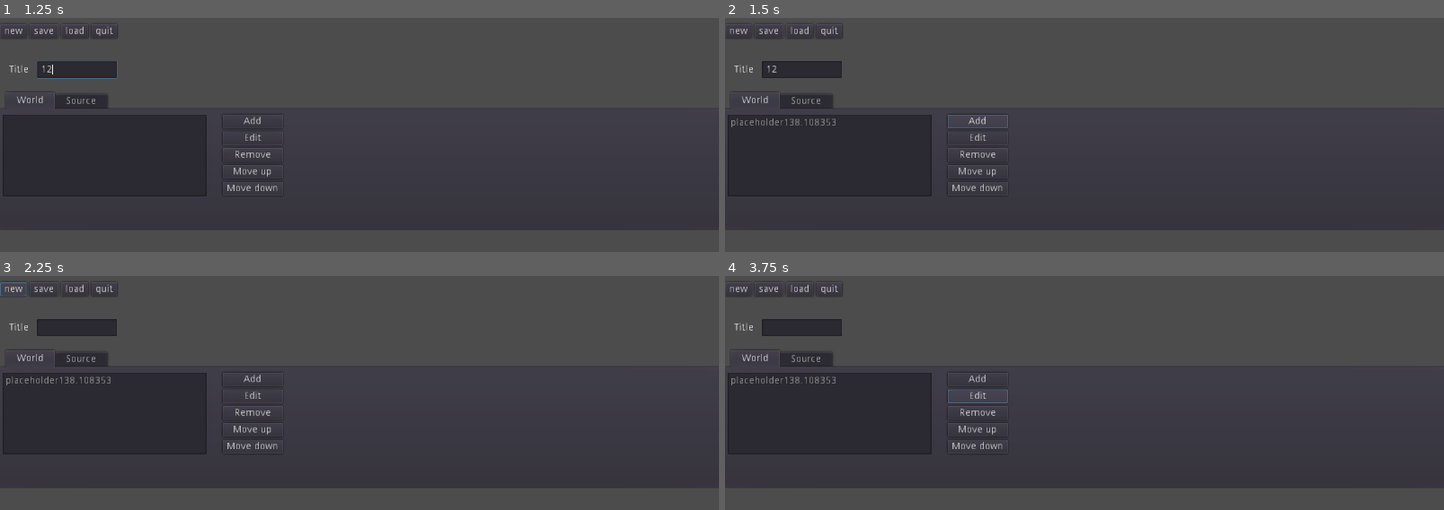
Above: before the commit, frames 1-4 (two rows, left to right).
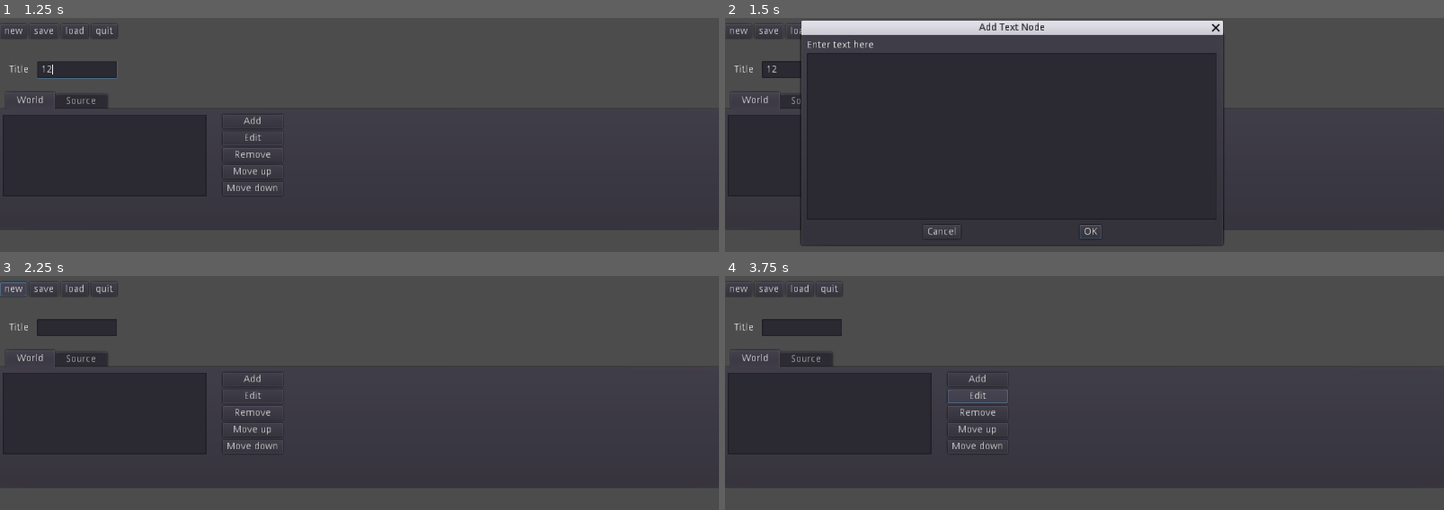
Above: after the commit, the same moments.

Repository: triptych/godot-game-maker-001
Game: Godot game, scene res://scenes/main.tscn
The game is run twice, just before and just after one commit, with the same random seed, the same clock (stepped at 60 frames per second) and the same inputs.
Inputs (mouse positions are in pixels of both pictures, inside the frame that each line leads up to):
- Up to frame 1 (1.25 s): click (79, 69) at 0.52 s; type "12" at 0.6 s
- Up to frame 2 (1.5 s): click "Add" at 1.25 s
- Up to frame 3 (2.25 s): click "new" at 2 s
- Up to frame 4 (3.75 s): click "new" at 2.75 s; click "Edit" at 3.5 s

Frame 1 is identical in both runs. In frame 2, 22% of the frame differs, in the area x 0-70%, y 1-98%; in frame 3, 0.2%; in frame 4, 0.2%.

Commit message:
starting to add text dialog

Diff:
--- a/scenes/main.gd
+++ b/scenes/main.gd
@@ -77,7 +77,8 @@
 
 func _on_btn_item_add_pressed():
 	print("btn_item_add_pressed")
-	$TabContainer/World/ItemList.add_item(str("placeholder", rand_range(0,300)))
+	$CenterContainer/ConfirmationDialog.popup()
+	#$TabContainer/World/ItemList.add_item(str("placeholder", rand_range(0,300)))
 	pass # Replace with function body.
 
 
@@ -127,3 +128,9 @@
 	$dialog_gamesaved.popup_centered()
 	pass # Replace with function body.
 	pass # Replace with function body.
+
+
+func _on_ConfirmationDialog_confirmed():
+	print("Text confirmation dialog accepted")
+	print(str("text: ",$CenterContainer/ConfirmationDialog/VBoxContainer/TextEdit.text))
+	pass # Replace with function body.
--- a/scenes/main.tscn
+++ b/scenes/main.tscn
@@ -205,6 +205,50 @@
 __meta__ = {
 "_edit_use_anchors_": false
 }
+
+[node name="CenterContainer" type="CenterContainer" parent="."]
+margin_right = 819.0
+margin_bottom = 316.0
+mouse_filter = 2
+__meta__ = {
+"_edit_use_anchors_": false
+}
+
+[node name="ConfirmationDialog" type="ConfirmationDialog" parent="CenterContainer"]
+margin_left = 109.0
+margin_top = 8.0
+margin_right = 709.0
+margin_bottom = 308.0
+rect_min_size = Vector2( 600, 300 )
+window_title = "Add Text Node"
+resizable = true
+
+[node name="VBoxContainer" type="VBoxContainer" parent="CenterContainer/ConfirmationDialog"]
+margin_left = 8.0
+margin_top = 8.0
+margin_right = 592.0
+margin_bottom = 264.0
+__meta__ = {
+"_edit_use_anchors_": false
+}
+
+[node name="Label2" type="Label" parent="CenterContainer/ConfirmationDialog/VBoxContainer"]
+margin_right = 584.0
+margin_bottom = 14.0
+text = "Enter text here"
+__meta__ = {
+"_edit_use_anchors_": false
+}
+
+[node name="TextEdit" type="TextEdit" parent="CenterContainer/ConfirmationDialog/VBoxContainer"]
+margin_top = 18.0
+margin_right = 584.0
+margin_bottom = 256.0
+size_flags_vertical = 3
+wrap_enabled = true
+__meta__ = {
+"_edit_use_anchors_": false
+}
 [connection signal="update_data" from="." to="." method="_on_main_update_data"]
 [connection signal="pressed" from="container_top/btn_new" to="." method="_on_btn_new_pressed"]
 [connection signal="pressed" from="container_top/btn_save" to="." method="_on_btn_save_pressed"]
@@ -215,3 +259,4 @@
 [connection signal="text_changed" from="TabContainer/Source/output" to="." method="_on_output_text_changed"]
 [connection signal="file_selected" from="FileDialog" to="." method="_on_FileDialog_file_selected"]
 [connection signal="file_selected" from="dialog_save" to="." method="_on_dialog_save_file_selected"]
+[connection signal="confirmed" from="CenterContainer/ConfirmationDialog" to="." method="_on_ConfirmationDialog_confirmed"]
